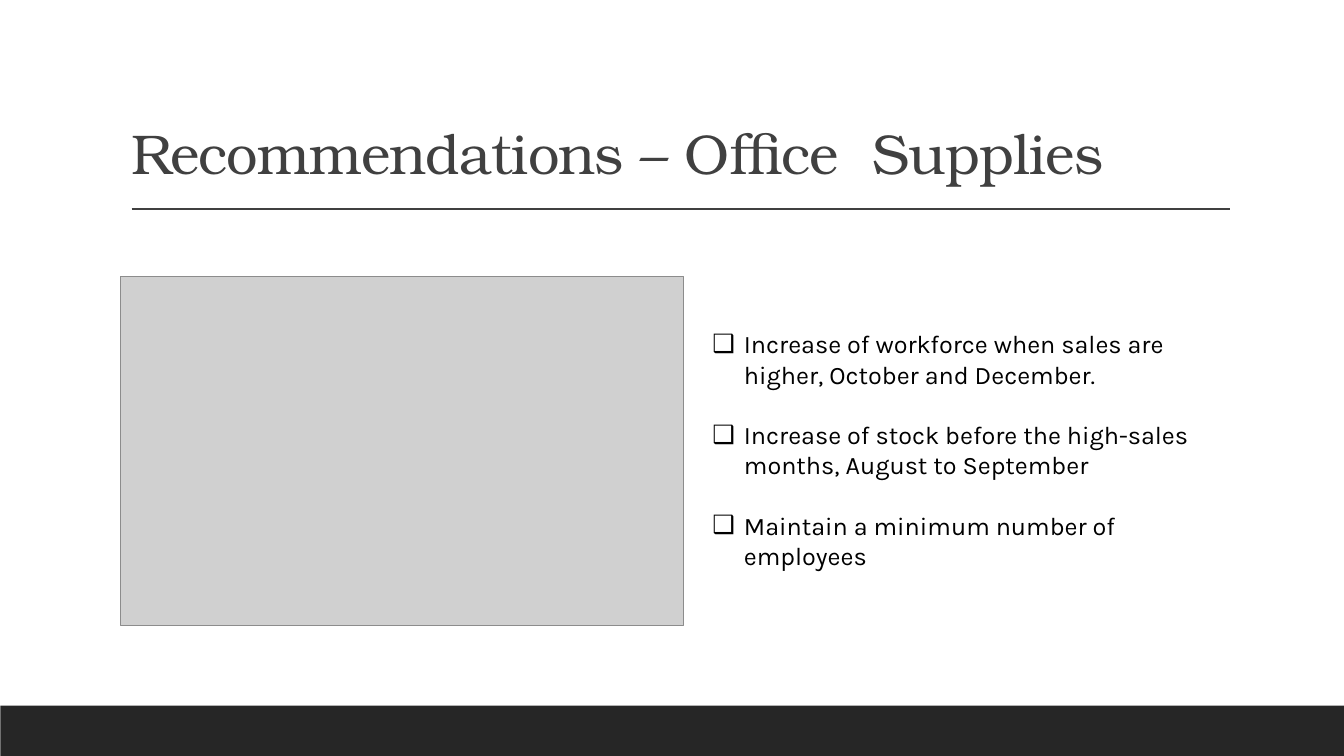
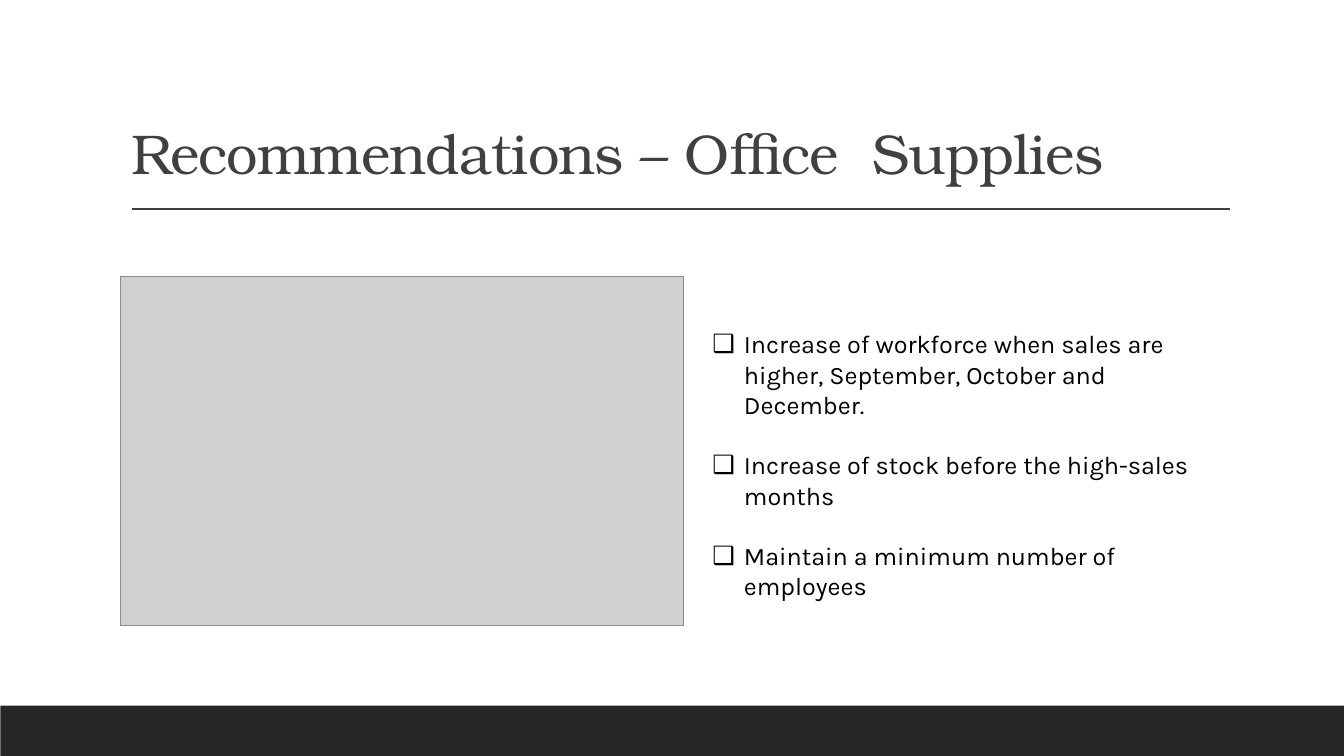
Before and after one commit to eriikcasstro/dsc-mod-4-project-v2-1-onl01-dtsc-pt-070620, a slide deck: slide 10 of XYZ Superstore Time Series Model.pptx (slide 9 before the commit). Drawn at 1344x756 pixels with LibreOffice and Linux fonts; fonts in the diff are those of the drawing; grey boxes stand for pictures. Boxes give left, top, right and bottom in pixels: in the first picture for what was removed or moved away, otherwise in the second. Text is boxed around its words. In the diff, an @@ line names an element or a change of style, - is before the commit and + after.

```diff
--- a/XYZ Superstore Time Series Model.pptx
+++ b/XYZ Superstore Time Series Model.pptx
@@ text at bbox=[744, 335, 1188, 506]: text changed @@
-❑ Increase of workforce when sales are higher, October and December.
-❑ Increase of stock before the high-sales months, August to September
+❑ Increase of workforce when sales are higher, September, October and December.
+❑ Increase of stock before the high-sales months
```
Also in this commit, not shown: 4 other slides changed, 1 slide added, 2 other files.
